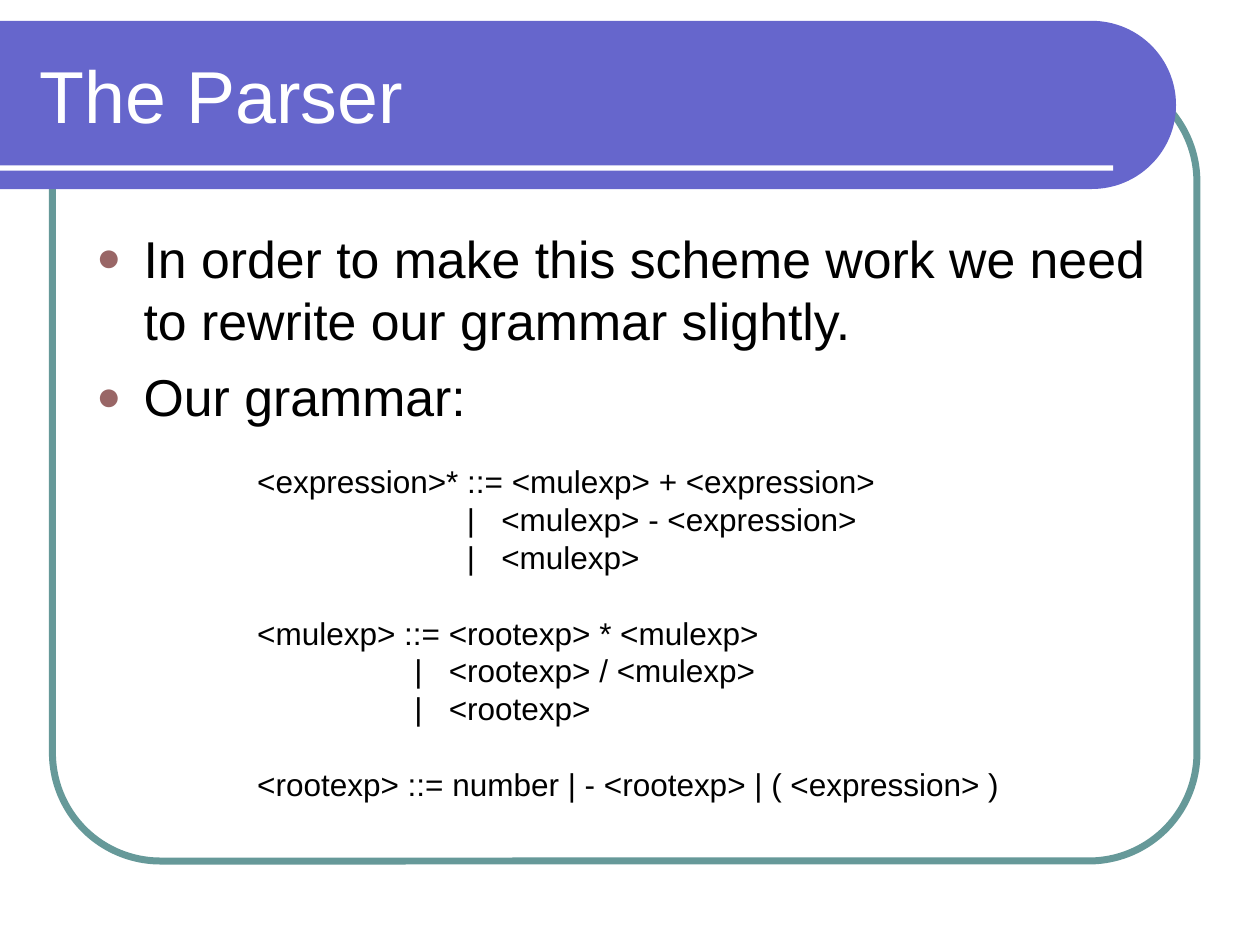
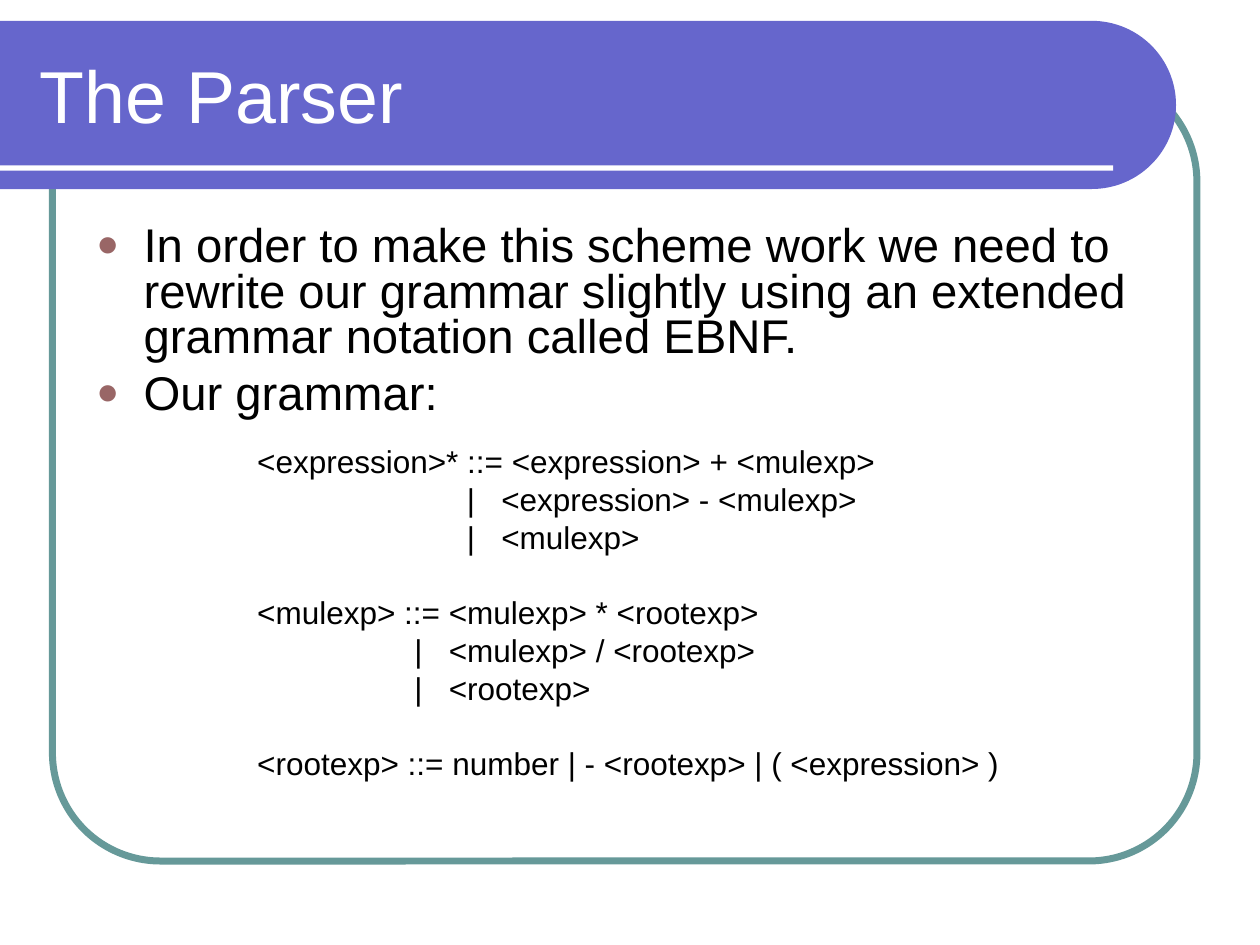
Before and after one commit to lutzhamel/CSC301, a slide deck: slide 17 of notes/csc301-ln012.ppt. Drawn at 1260x945 pixels with LibreOffice and Linux fonts; fonts in the diff are those of the drawing. Boxes give left, top, right and bottom in pixels: in the first picture for what was removed or moved away, otherwise in the second. Text is boxed around its words. In the diff, an @@ line names an element or a change of style, - is before the commit and + after.

```diff
--- a/notes/csc301-ln012.ppt
+++ b/notes/csc301-ln012.ppt
@@ text at box(144, 227, 1125, 363): text changed; size 29.6 to 27 pt @@
-● In order to make this scheme work we need to rewrite our grammar slightly.
+● In order to make this scheme work we need to rewrite our grammar slightly using an extended grammar notation called EBNF.
@@ text at box(144, 377, 437, 420): size 29.6 to 27 pt in "Our grammar:"; line spacing 1 to 0.8; less space between paragraphs @@
@@ text "<expression>* ::= <expression> + <mulexp>": place and size @@
-text "<expression>* ::= <expression> + <mulexp>" at box(257, 470, 979, 802)
+text "<expression>* ::= <expression> + <mulexp>" at box(257, 450, 979, 781)
@@ text at box(257, 450, 875, 517): text changed @@
-<expression>* ::= <mulexp> + <expression>
-| <mulexp> - <expression>
+<expression>* ::= <expression> + <mulexp>
+| <expression> - <mulexp>
@@ text at box(257, 601, 759, 668): text changed @@
-<mulexp> ::= <rootexp> * <mulexp>
-| <rootexp> / <mulexp>
+<mulexp> ::= <mulexp> * <rootexp>
+| <mulexp> / <rootexp>
```
Also in this commit, not shown: 4 other slides changed, 3 other files.
